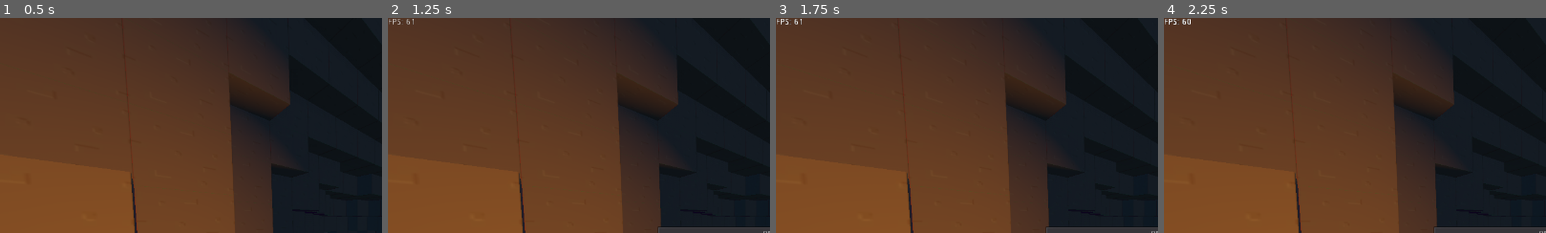
Above: before the commit, frames 1-4 (left to right).
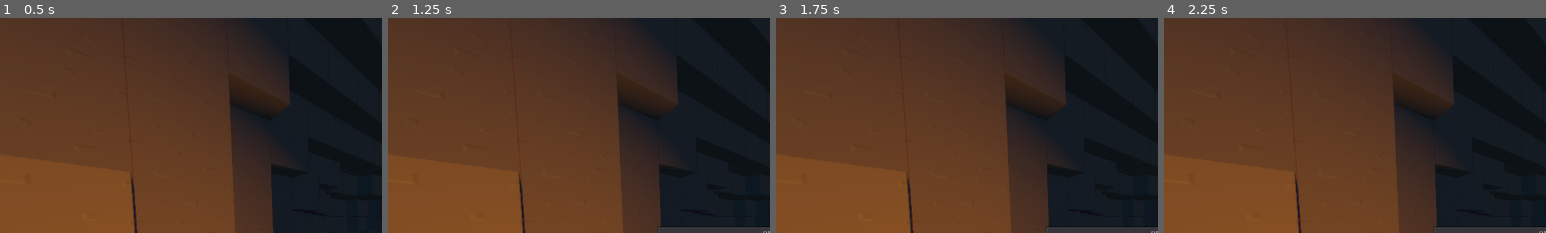
Above: after the commit, the same moments.

Repository: ThomBogers/blocks
Game: Godot game, scene res://scenes/Menu.tscn
Same seed, same stepped clock (60 frames per second), same inputs: the game is played once before the commit and once after it.
Inputs (mouse positions are % of the whole screen's width and height, from its top left):
- Up to frame 1 (0.5 s): no input
- Up to frame 2 (1.25 s): click (86, 86) at 0.5 s
- Up to frame 3 (1.75 s): click (86, 86) at 1.25 s
- Up to frame 4 (2.25 s): tap Enter at 2 s; move the mouse to (72, 45) at 2.02 s; press the mouse at (72, 45) at 2.03 s; hold D (game_right) from 2.03 s (still down)
The pictures show only the part of the screen within x 0-50%, y 0-50%; the shares and areas given below are measured in that part.

Frame 1 is identical in both runs. In frame 2, less than 0.1% of the frame differs, in the area x 0-7%, y 0-4%; in frame 3, less than 0.1%; in frame 4, 0.1%.
Error after the commit: Trying to assign value of type 'Control' to a variable of type 'TextureRect'. (res://src/player/Player.gd:20)

Commit message:
Move in game UI into parent node
 - Fixes #17

Diff:
--- a/scenes/Player.tscn
+++ b/scenes/Player.tscn
@@ -1,10 +1,10 @@
 [gd_scene load_steps=9 format=2]
 
 [ext_resource path="res://src/player/Player.gd" type="Script" id=1]
-[ext_resource path="res://images/raw/croshair.png" type="Texture" id=2]
-[ext_resource path="res://src/player/Crosshair.gd" type="Script" id=3]
-[ext_resource path="res://src/player/Camera.gd" type="Script" id=4]
-[ext_resource path="res://src/player/FPS.gd" type="Script" id=5]
+[ext_resource path="res://src/player/Camera.gd" type="Script" id=2]
+[ext_resource path="res://src/player/FPS.gd" type="Script" id=3]
+[ext_resource path="res://images/raw/croshair.png" type="Texture" id=4]
+[ext_resource path="res://src/player/Crosshair.gd" type="Script" id=5]
 
 [sub_resource type="CapsuleShape" id=1]
 radius = 0.4
@@ -31,28 +31,32 @@
 mesh = SubResource( 2 )
 material/0 = SubResource( 3 )
 
-[node name="Crosshair" type="TextureRect" parent="."]
-visible = false
-margin_right = 217.0
-margin_bottom = 217.0
-rect_scale = Vector2( 0.25, 0.25 )
-mouse_filter = 2
-texture = ExtResource( 2 )
-expand = true
-script = ExtResource( 3 )
-
 [node name="Camera" type="InterpolatedCamera" parent="."]
 transform = Transform( 1, 0, 0, 0, 1, 0, 0, 0, 1, 0, 16, 0 )
 fov = 90.0
 far = 4800.0
 target = NodePath("..")
-script = ExtResource( 4 )
-
-[node name="FPS" type="Label" parent="."]
-margin_right = 40.0
-margin_bottom = 14.0
-script = ExtResource( 5 )
+script = ExtResource( 2 )
 
 [node name="Light" type="OmniLight" parent="."]
 light_color = Color( 0.870588, 0.580392, 0.0313726, 1 )
 omni_range = 99.0
+
+[node name="InGameUI" type="Control" parent="."]
+visible = false
+margin_right = 40.0
+margin_bottom = 40.0
+
+[node name="FPS" type="Label" parent="InGameUI"]
+margin_right = 40.0
+margin_bottom = 14.0
+script = ExtResource( 3 )
+
+[node name="Crosshair" type="TextureRect" parent="InGameUI"]
+margin_right = 217.0
+margin_bottom = 217.0
+rect_scale = Vector2( 0.25, 0.25 )
+mouse_filter = 2
+texture = ExtResource( 4 )
+expand = true
+script = ExtResource( 5 )
--- a/src/player/Player.gd
+++ b/src/player/Player.gd
@@ -16,7 +16,8 @@
 onready var player = get_node(".")
 onready var collider = get_node("PlayerCollider")
 onready var light: OmniLight = get_node("Light")
-onready var crosshair: TextureRect = get_node("Crosshair")
+
+onready var inGameUI: TextureRect = get_node("InGameUI")
 
 var movement_vector = Vector3(0,0,0)
 var jumps = 0
@@ -40,7 +41,7 @@
 		return
 
 	Input.set_mouse_mode(Input.MOUSE_MODE_CAPTURED)
-	crosshair.visible = true
+	inGameUI.visible = true
 
 	logMessage("started")
 	started = true
